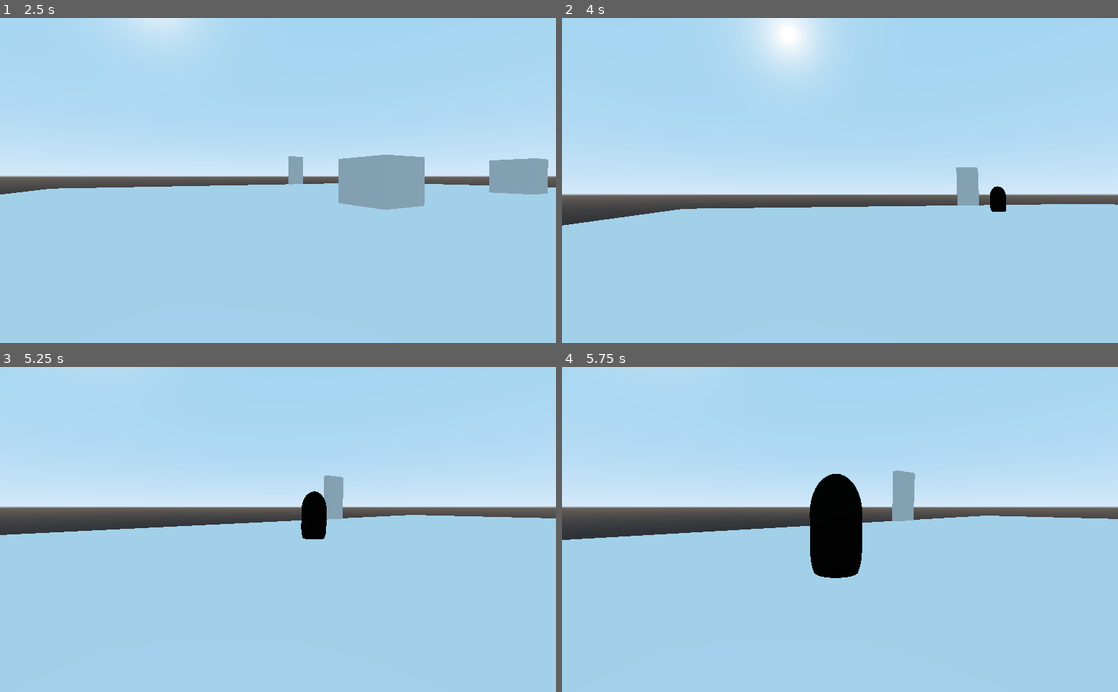
Above: before the commit, frames 1-4 (two rows, left to right).
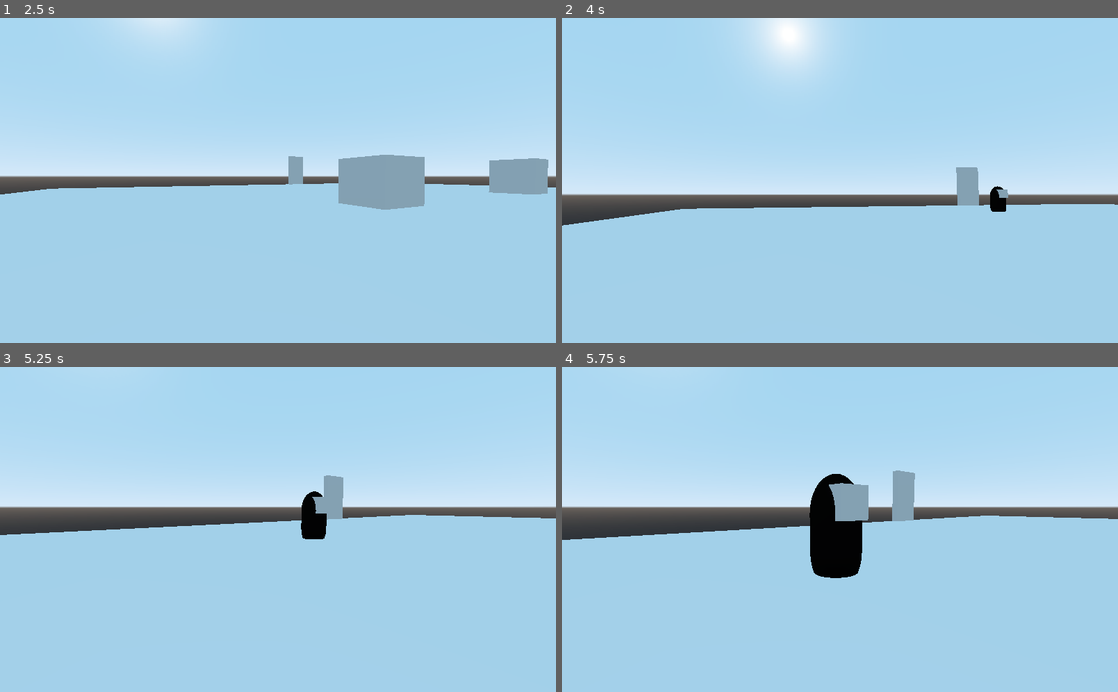
Above: after the commit, the same moments.

Repository: Xwilarg/EscapeTheCrunch
Game: Godot game, scene res://Resources/Scenes/FPSController.tscn
The game is run twice, just before and just after one commit, with the same random seed, the same clock (stepped at 60 frames per second) and the same inputs.
Inputs (mouse positions are in pixels of both pictures, inside the frame that each line leads up to):
- Up to frame 1 (2.5 s): click (278, 138) at 0.52 s; type "12" at 0.6 s; click (278, 154) at 0.75 s; type "12" at 0.83 s; click "Host" at 1.25 s; tap Enter at 2 s; move the mouse to (305, 180) at 2.02 s; hold W (move_forward) from 2.03 s (still down); hold E (action) from 2.03 s (still down)
- Up to frame 2 (4 s): keep holding W (move_forward); move the mouse to (812, 180) at 2.77 s; release E (action) at 2.78 s; tap E (action) at 2.85 s; move the mouse to (851, 174) at 3.52 s; hold E (action) from 3.53 s (still down)
- Up to frame 3 (5.25 s): keep holding W (move_forward); move the mouse to (272, 536) at 4.27 s; release E (action) at 4.28 s; tap E (action) at 4.35 s; move the mouse to (316, 532) at 5.02 s; hold E (action) from 5.03 s (still down)
- Up to frame 4 (5.75 s): keep holding W (move_forward); keep holding E (action)

Frame 1 is identical in both runs. In frame 2, less than 0.1% of the frame differs, in the area x 78-81%, y 52-56%; in frame 3, 0.1%; in frame 4, 0.7%, in the area x 48-56%, y 35-48%.

Commit message:
Add raycast

Diff:
--- a/Resources/Scenes/Boss.gd
+++ b/Resources/Scenes/Boss.gd
@@ -46,3 +46,9 @@
 			target = self.translation
 	else:
 		advance();
+
+	var from = self.translation + Vector3(0, 1, 0)
+	var to = from + global_transform.basis.y * 100
+	var result = get_world().direct_space_state.intersect_ray(from, to)
+	if result:
+		print(result.collider.name)
--- a/Resources/Scenes/Boss.tscn
+++ b/Resources/Scenes/Boss.tscn
@@ -8,6 +8,9 @@
 
 [sub_resource type="SpatialMaterial" id=6]
 albedo_color = Color( 0, 0, 0, 1 )
+
+[sub_resource type="CubeMesh" id=7]
+size = Vector3( 0.5, 0.5, 0.5 )
 
 [node name="Boss" type="KinematicBody"]
 transform = Transform( 1, 0, 0, 0, -4.37114e-08, -1, 0, 1, -4.37114e-08, 0, 0, 0 )
@@ -25,3 +28,7 @@
 
 [node name="RayCast" type="RayCast" parent="."]
 enabled = true
+
+[node name="MeshInstance" type="MeshInstance" parent="."]
+transform = Transform( 1, 0, 0, 0, 1, 0, 0, 0, 1, 0, 0.190304, -1.36163 )
+mesh = SubResource( 7 )
--- a/Resources/Scenes/PlayerController.gd
+++ b/Resources/Scenes/PlayerController.gd
@@ -68,7 +68,7 @@
 		if currentKey == null:
 			label.set_text("You need to find the key first!")
 		else:
-			pass
+			label.hide()
 			# End of the game!
 	else:
 		safeTarget = null
--- a/Resources/Scenes/World.tscn
+++ b/Resources/Scenes/World.tscn
@@ -22,22 +22,22 @@
 [node name="MeshInstance" type="MeshInstance" parent="Floor/CollisionShape"]
 mesh = SubResource( 2 )
 
-[node name="StaticBody" type="StaticBody" parent="."]
+[node name="Obstacle" type="StaticBody" parent="."]
 transform = Transform( 1, 0, 0, 0, 1, 0, 0, 0, 1, -5.38746, 1.65475, 0 )
 
-[node name="CollisionShape" type="CollisionShape" parent="StaticBody"]
+[node name="CollisionShape" type="CollisionShape" parent="Obstacle"]
 shape = SubResource( 4 )
 
-[node name="MeshInstance" type="MeshInstance" parent="StaticBody/CollisionShape"]
+[node name="MeshInstance" type="MeshInstance" parent="Obstacle/CollisionShape"]
 mesh = SubResource( 5 )
 
-[node name="StaticBody" type="StaticBody" parent="StaticBody"]
+[node name="Obstacle" type="StaticBody" parent="Obstacle"]
 transform = Transform( 1, 0, 0, 0, 1, 0, 0, 0, 1, 12.378, 0.344956, 0 )
 
-[node name="CollisionShape" type="CollisionShape" parent="StaticBody/StaticBody"]
+[node name="CollisionShape" type="CollisionShape" parent="Obstacle/Obstacle"]
 shape = SubResource( 4 )
 
-[node name="MeshInstance" type="MeshInstance" parent="StaticBody/StaticBody/CollisionShape"]
+[node name="MeshInstance" type="MeshInstance" parent="Obstacle/Obstacle/CollisionShape"]
 mesh = SubResource( 5 )
 
 [node name="Map" type="Node" parent="."]
Not shown: 1 places in Resources/Scenes/Boss.tscn that only renumber resources
